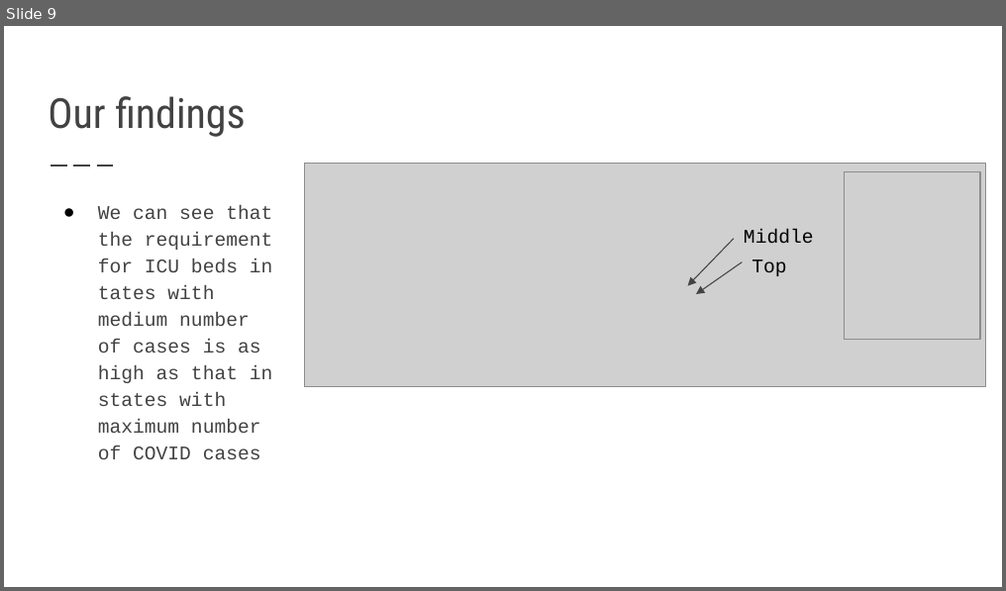
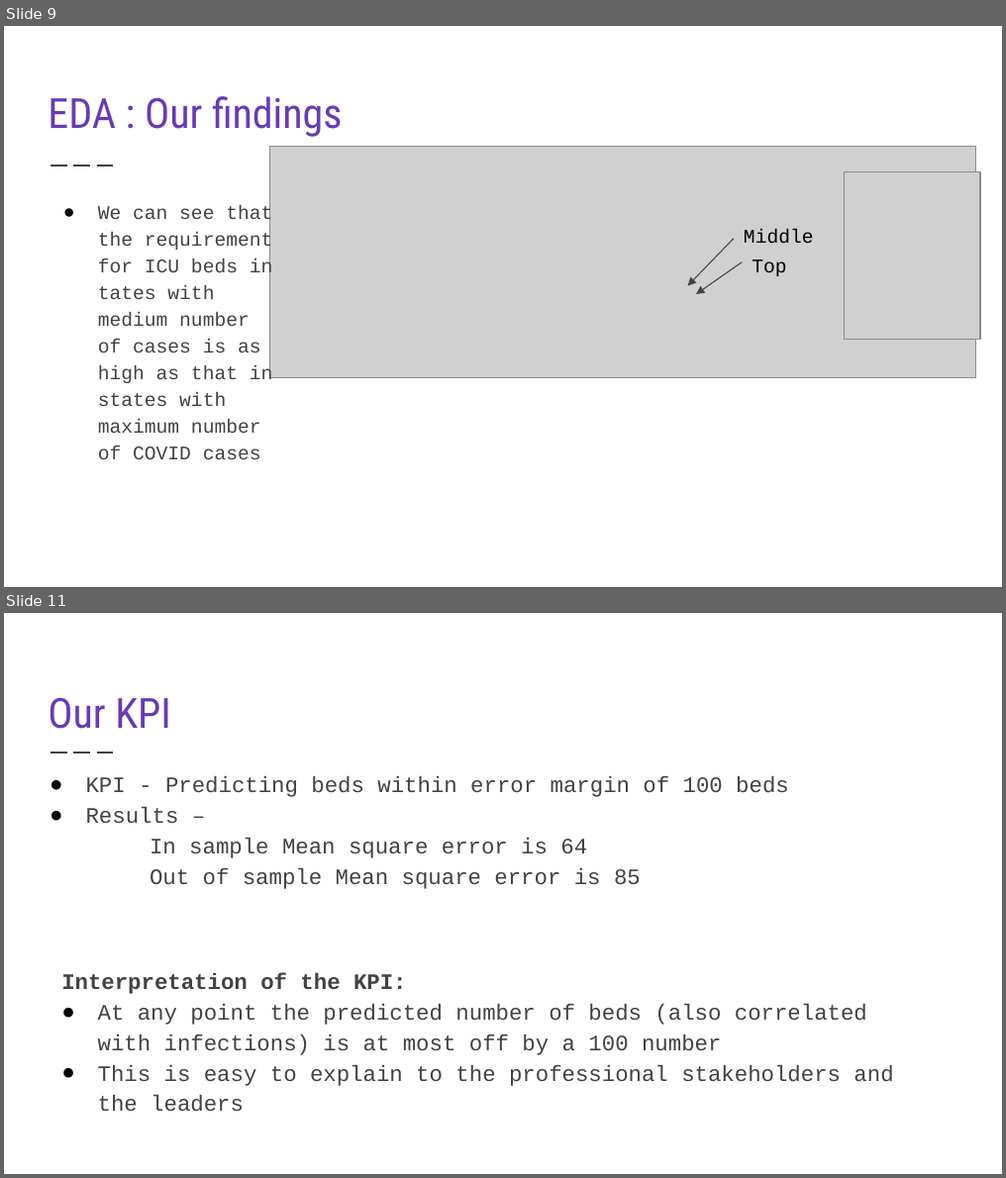
Before and after one commit to VardhiniM/COVID-19-Hackathon, a slide deck: Order of Phoenix.pptx. Shown one above the other, each under a label of ours: slide 9 before the commit, slides 9 and 11 after it; the slides between them are not shown. The pictures are 1006x591 and 1006x1178 pixels, drawn with LibreOffice and Linux fonts; fonts in the diff are those of the drawing; grey boxes stand for pictures. Boxes give left, top, right and bottom in pixels: in the first picture for what was removed or moved away, otherwise in the second. Text is boxed around its words. In the diff, an @@ line names an element or a change of style, - is before the commit and + after.

```diff
--- a/Order of Phoenix.pptx
+++ b/Order of Phoenix.pptx
@@ slide 11 added at box(4, 613, 1002, 1174), background #FFFFFF; not listed: 1 template element that a slide beside it also shows @@
@@ text added at box(48, 697, 171, 729), 30 pt, text #673AB7 @@
+Our KPI
@@ text added at box(86, 776, 789, 889), 16 pt, text #424242 @@
+● KPI - Predicting beds within error margin of 100 beds
+● Results –
+    In sample Mean square error is 64
+    Out of sample Mean square error is 85
@@ text added at box(61, 973, 893, 1112), 16 pt, text #424242 @@
+Interpretation of the KPI:
+● At any point the predicted number of beds (also correlated with infections) is at most off by a 100 number
+● This is easy to explain to the professional stakeholders and the leaders
@@ slide 9 changed as well @@
@@ title at box(48, 96, 342, 137): text changed; text colour #424242 to #673AB7 @@
-Our findings
+EDA : Our findings
@@ picture: place and size @@
-picture at box(304, 164, 986, 387)
+picture at box(270, 147, 977, 378)
```
Also in this commit, not shown: 10 other slides changed, 2 slides removed.
